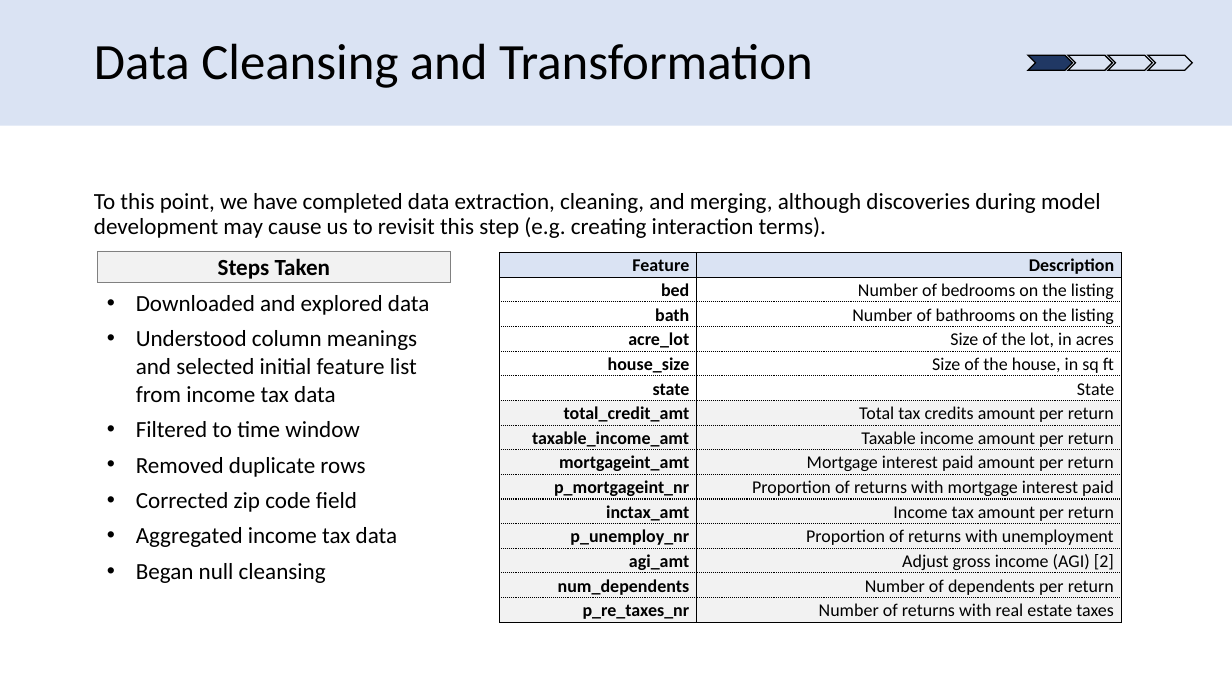
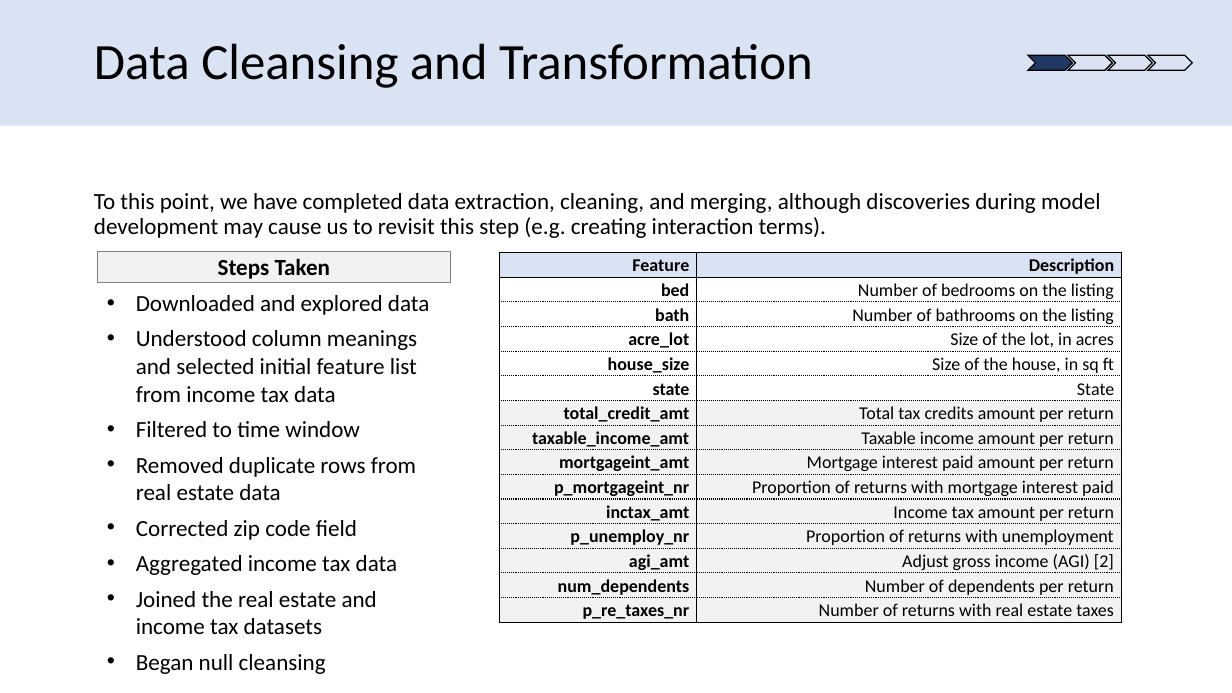
Before and after one commit to david-firrin/Real-Estate-Price-Prediction-With-Income-Tax-Data, a slide deck: slide 11 of Progress Presentation/team48progressreport.pptx. Drawn at 1232x693 pixels with LibreOffice and Linux fonts; fonts in the diff are those of the drawing. Boxes give left, top, right and bottom in pixels: in the first picture for what was removed or moved away, otherwise in the second. Text is boxed around its words. In the diff, an @@ line names an element or a change of style, - is before the commit and + after.

```diff
--- a/Progress Presentation/team48progressreport.pptx
+++ b/Progress Presentation/team48progressreport.pptx
@@ text at (136, 457, 416, 500): text changed @@
-• Removed duplicate rows
+• Removed duplicate rows from real estate data
@@ text at (136, 591, 377, 634): paragraph added @@
+• Joined the real estate and income tax datasets
```
Also in this commit, not shown: 8 other slides changed, 1 slide added, 1 slide removed, 4 other files.
